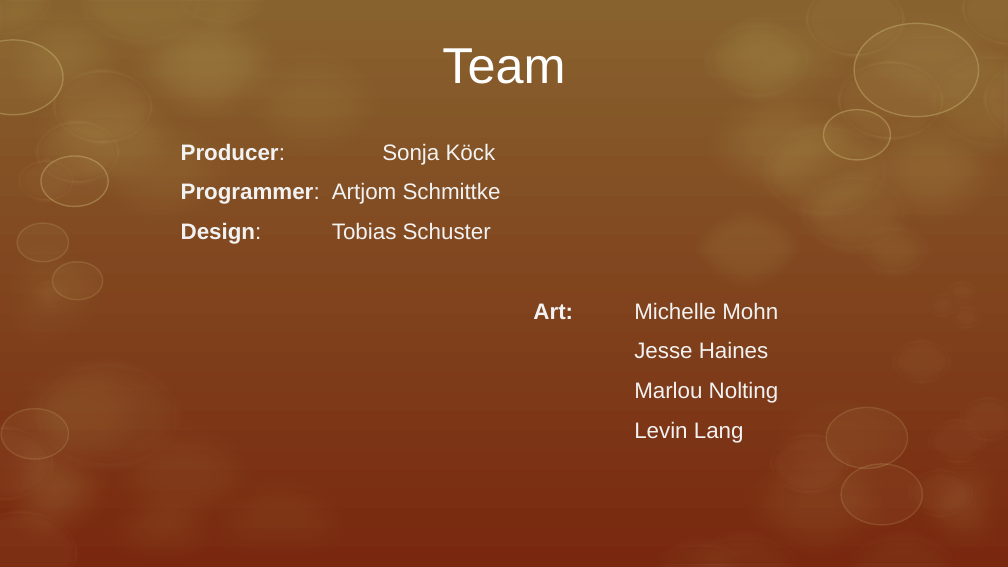
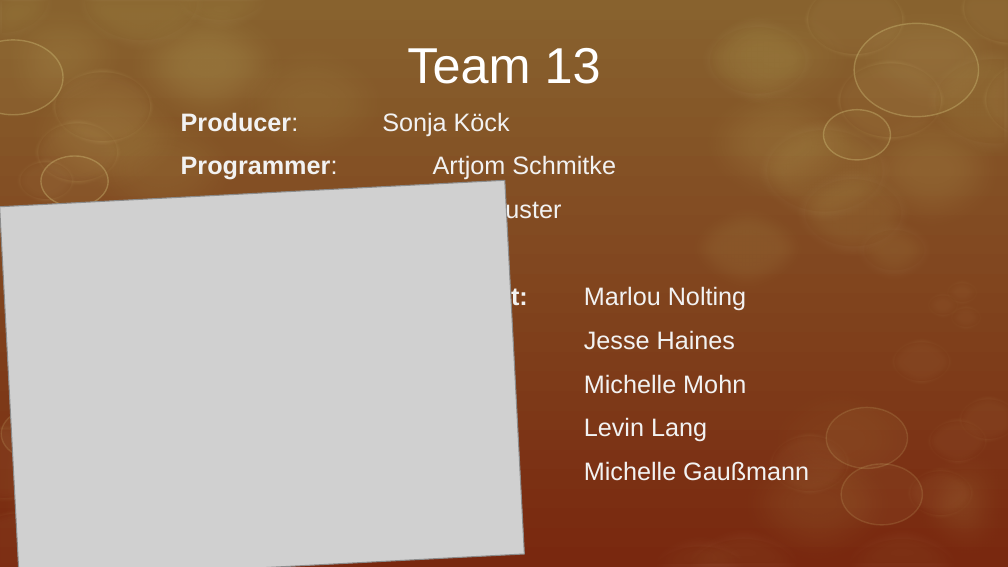
Before and after one commit to ArtjomProGrammer/Voodoo, a slide deck: slide 7 of _Organisation/Präsentation/Voodoo.pptx (slide 5 before the commit). Drawn at 1008x567 pixels with LibreOffice and Linux fonts; fonts in the diff are those of the drawing; grey boxes stand for pictures; background and template pictures are left out. Boxes give left, top, right and bottom in pixels: in the first picture for what was removed or moved away, otherwise in the second. Text is boxed around its words. In the diff, an @@ line names an element or a change of style, - is before the commit and + after.

Commit message:
Präsentation

```diff
--- a/_Organisation/Präsentation/Voodoo.pptx
+++ b/_Organisation/Präsentation/Voodoo.pptx
@@ title at box(407, 48, 601, 84): text changed @@
-Team
+Team 13
@@ subtitle "Producer: Sonja Köck": place and size @@
-subtitle "Producer: Sonja Köck" at box(181, 143, 778, 443)
+subtitle "Producer: Sonja Köck" at box(181, 112, 809, 481)
@@ subtitle at box(181, 112, 735, 442): size 16 to 18 pt in "Producer: Sonja Köck", "Design: Tobias Schuster", "Jesse Haines", "Levin Lang" @@
@@ subtitle at box(433, 155, 616, 180): text changed; size 16 to 18 pt @@
-Programmer: Artjom Schmittke
+Programmer: Artjom Schmitke
@@ picture added at box(0, 181, 525, 567) @@
@@ subtitle at box(483, 285, 746, 311): text changed; size 16 to 18 pt @@
-Art: Michelle Mohn
+Art: Marlou Nolting
@@ subtitle at box(584, 374, 746, 394): text changed; size 16 to 18 pt @@
-Marlou Nolting
+Michelle Mohn
@@ subtitle at box(584, 461, 809, 481): paragraph added @@
+Michelle Gaußmann
```
Also in this commit, not shown: 3 other slides changed, 5 slides added, 4 slides removed.
